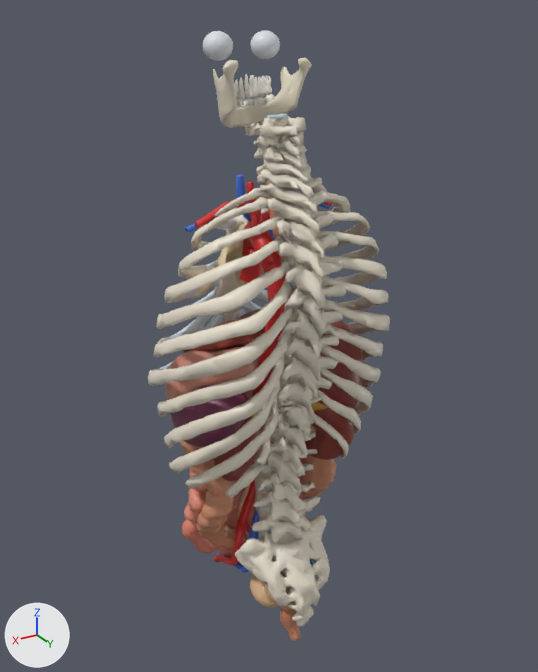
One commit to the glTF model models/anatomyverse-organs.glb: the scene before it, then after it.
One viewpoint serves both versions: a 50 mm camera at (0.44, 0.715, 1.628) aimed at (-0.009, -0.033, 1.254). Arrows for +X, +Y and +Z are at lower left; the lights stay in place. The older version comes first. Where no turn or scale is listed for an object, it has been applied to the vertices.

The first picture shows 'aorta', 'eye', 'hyoid', 'ileum', 'kidney_R', 'large_intestine', 'liver', 'mandible', 'rib_cage_L', 'rib_cage_R', 'spleen', 'stomach', 'teeth_R', 'vertebral_column' and 21 more.
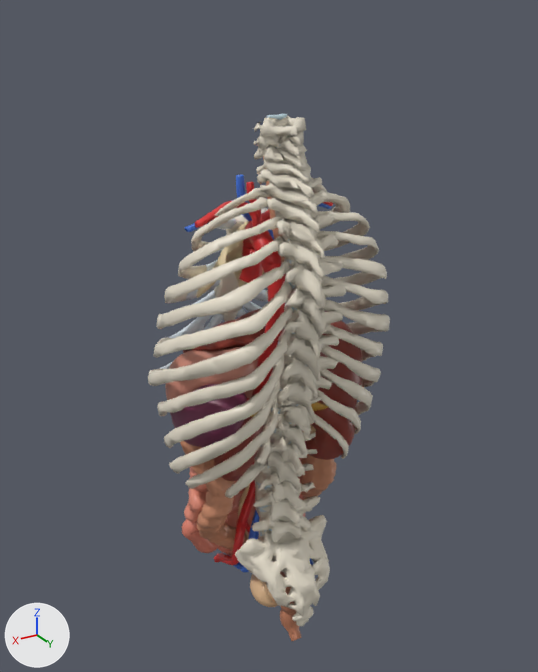
Edits to the scene script, one JSON object a line:
```json
{"op": "set", "path": "ob_eye.scale", "old": "(0.0478, 0.0183, 0.0155)", "new": "(1.0, 1.0, 1.0)"}
{"op": "set", "path": "ob_eye", "old": "bpy.data.objects.new('eye', me_eye)", "new": "bpy.data.objects.new('eye', None)"}
{"op": "set", "path": "ob_eye.location", "old": "(-0.001, -0.081, 1.597)", "new": "(0.0, 0.0, 0.0)"}
{"op": "set", "path": "ob_mandible.scale", "old": "(0.0553, 0.0437, 0.04)", "new": "(1.0, 1.0, 1.0)"}
{"op": "set", "path": "ob_mandible", "old": "bpy.data.objects.new('mandible', me_mandible)", "new": "bpy.data.objects.new('mandible', None)"}
{"op": "set", "path": "ob_mandible.location", "old": "(-0.001, -0.059, 1.546)", "new": "(0.0, 0.0, 0.0)"}
{"op": "set", "path": "ob_teeth_r.scale", "old": "(0.0168, 0.0297, 0.0271)", "new": "(1.0, 1.0, 1.0)"}
{"op": "set", "path": "ob_teeth_r", "old": "bpy.data.objects.new('teeth_R', me_teeth_r)", "new": "bpy.data.objects.new('teeth_R', None)"}
{"op": "set", "path": "ob_teeth_r.location", "old": "(-0.018, -0.083, 1.538)", "new": "(0.0, 0.0, 0.0)"}
{"op": "set", "path": "ob_teeth_l.scale", "old": "(0.0171, 0.0297, 0.0272)", "new": "(1.0, 1.0, 1.0)"}
{"op": "set", "path": "ob_teeth_l", "old": "bpy.data.objects.new('teeth_L', me_teeth_l)", "new": "bpy.data.objects.new('teeth_L', None)"}
{"op": "set", "path": "ob_teeth_l.location", "old": "(0.016, -0.083, 1.538)", "new": "(0.0, 0.0, 0.0)"}
{"op": "set", "path": "ob_hyoid.scale", "old": "(0.0232, 0.0193, 0.00964)", "new": "(1.0, 1.0, 1.0)"}
{"op": "set", "path": "ob_hyoid", "old": "bpy.data.objects.new('hyoid', me_hyoid)", "new": "bpy.data.objects.new('hyoid', None)"}
{"op": "set", "path": "ob_hyoid.location", "old": "(-0.001, -0.036, 1.511)", "new": "(0.0, 0.0, 0.0)"}
```

What differs and where, as boxes [x1, y1, x2, y2] in the pictures (538 x 672 px):
```json
{"object": "mandible", "change": "no longer drawn", "before": [213, 58, 312, 128], "on screen": "pale yellow"}
{"object": "eye", "change": "no longer drawn", "before": [202, 30, 280, 61]}
{"object": "teeth_R", "change": "no longer drawn", "before": [234, 74, 275, 106]}
{"object": "hyoid", "change": "no longer drawn", "before": [244, 123, 260, 136]}
```
